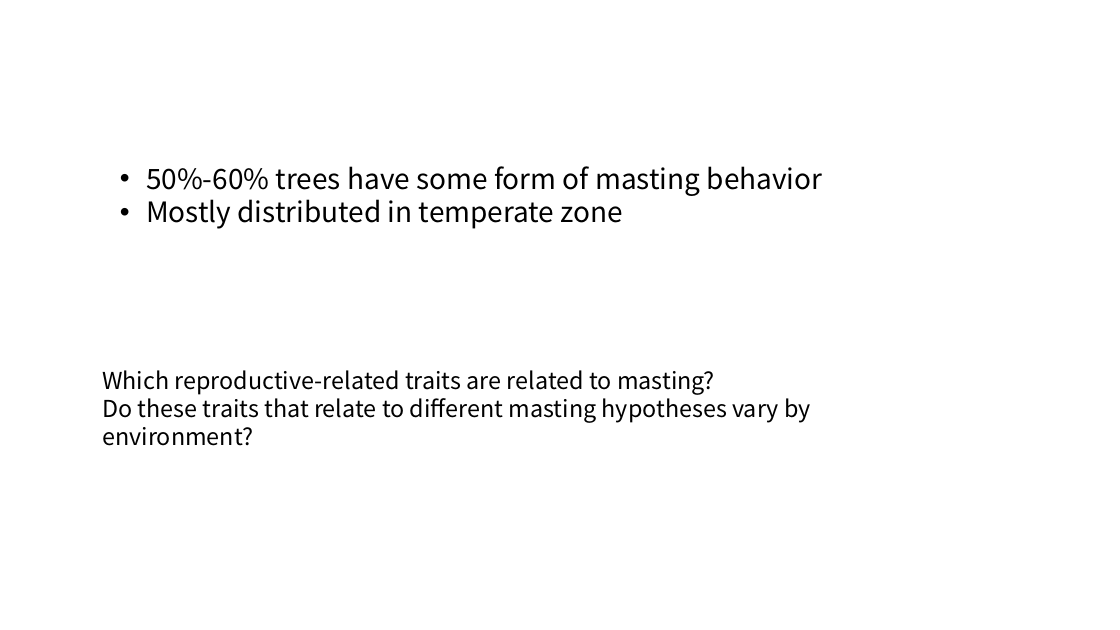
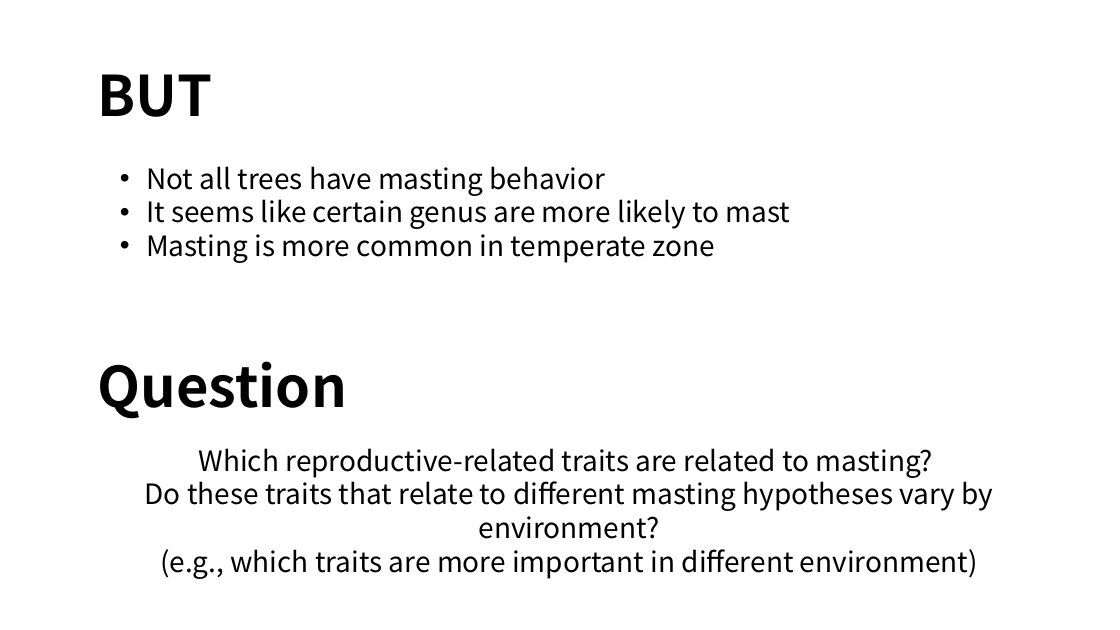
Before and after one commit to wangxm-forest/PhD, a slide deck: slide 6 of presentations/bayesian.pptx. Drawn at 1120x630 pixels with LibreOffice and Linux fonts; fonts in the diff are those of the drawing. Boxes give left, top, right and bottom in pixels: in the first picture for what was removed or moved away, otherwise in the second. Text is boxed around its words. In the diff, an @@ line names an element or a change of style, - is before the commit and + after.

```diff
--- a/presentations/bayesian.pptx
+++ b/presentations/bayesian.pptx
@@ text added at (98, 74, 213, 117), 48 pt, text #000000, bold @@
+BUT
@@ text at (146, 166, 790, 263): text changed @@
-• 50%-60% trees have some form of masting behavior
-• Mostly distributed in temperate zone
+• Not all trees have masting behavior
+• It seems like certain genus are more likely to mast
+• Masting is more common in temperate zone
@@ text added at (98, 361, 347, 419), 48 pt, text #000000, bold @@
+Question
@@ text "Which reproductive-related traits are related ...": place and size @@
-text "Which reproductive-related traits are related ..." at (102, 370, 811, 423)
+text "Which reproductive-related traits are related ..." at (145, 448, 994, 579)
@@ text at (145, 448, 994, 539): size 20 to 24 pt in "Which reproductive-related traits are related to masting?", "Do these traits that relate to different ..."; alignment left to centre @@
@@ text at (160, 549, 978, 579): paragraph added @@
+(e.g., which traits are more important in different environment)
```
Also in this commit, not shown: 6 other slides changed, 4 slides added, 3 slides removed.
